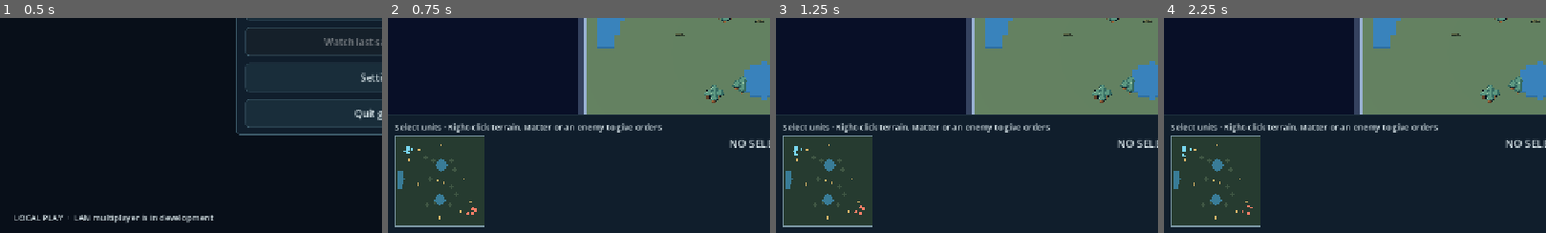
Above: before the commit, frames 1-4 (left to right).
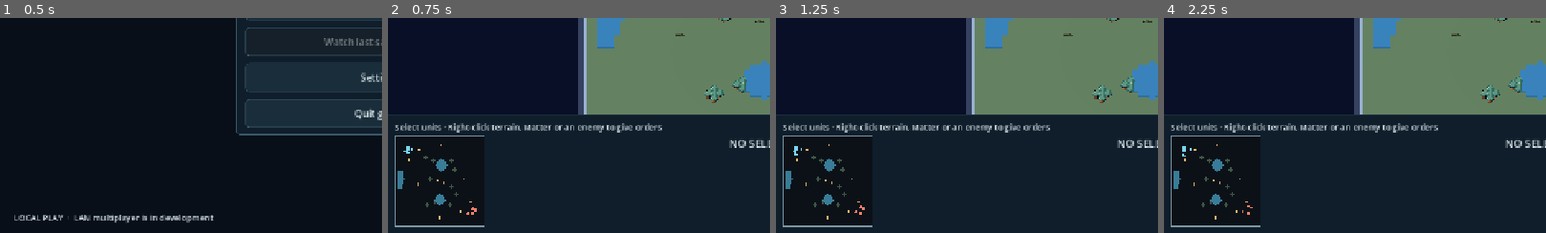
Above: after the commit, the same moments.

Repository: roktiw/scalfagus
Game: Godot game, scene res://scenes/menu.tscn
Same seed, same stepped clock (60 frames per second), same inputs: the game is played once before the commit and once after it.
Inputs:
- Up to frame 1 (0.5 s): no input
- Up to frame 2 (0.75 s): click "Watch computer vs computer" at 0.5 s
- Up to frame 3 (1.25 s): no input
- Up to frame 4 (2.25 s): click "Menu · Esc" at 1.25 s; click "Resume" at 2 s
The pictures show only the part of the screen within x 0-50%, y 48-98%; the shares and areas given below are measured in that part.

Frame 1 is identical in both runs. In frame 2, 9.0% of the frame differs, in the area x 2-26%, y 55-97%; in frame 3, 9.0%; in frame 4, 9.0%.

Commit message:
fix(mvp0): prevent minimap fog leaks and align replay rules v6

Diff:
--- a/apps/game/scripts/mirror_match_state.gd
+++ b/apps/game/scripts/mirror_match_state.gd
@@ -8,6 +8,7 @@
 
 # MVP 0.1: authoritative rules for a two-slot MAN mirror match.
 # Pure state: no cameras, rendering, input nodes, or wall-clock delays.
+const RULES_ID: String = "mvp0-man-mirror-v6-construction-lifecycle"
 const BOARD: int = 64
 const MAX_TICKS: int = TIMING.MATCH_LIMIT_TICKS
 const DIRECTIONS: Array[Vector2i] = [
@@ -734,7 +735,7 @@
 func replay_hash() -> String:
     # Stable state hash includes orders, outstanding work, queues, and cooldowns.
     # It is a pinned-runtime regression tool, not a cross-platform lockstep promise.
-    var material: String = "mvp0-man-mirror-v6-construction-lifecycle|"
+    var material: String = RULES_ID + "|"
     material += map_id + "|" + map_hash + "|"
     for field in [
         seed, tick, winner, finished, finish_reason, next_id,
@@ -780,7 +781,7 @@
 
 func result() -> Dictionary:
     return {
-        "rules": "mvp0-man-mirror-v5-3x3-world2m",
+        "rules": RULES_ID,
         "map_id": map_id, "map_hash": map_hash, "map_source_sha": map_source_sha,
         "tick_hz": TIMING.TICKS_PER_SECOND, "max_ticks": MAX_TICKS,
         "seed": seed, "ticks": tick, "winner": winner, "reason": finish_reason,
--- a/apps/game/scripts/mirror_minimap.gd
+++ b/apps/game/scripts/mirror_minimap.gd
@@ -6,7 +6,7 @@
 func _ready() -> void:
     custom_minimum_size = Vector2(152, 152)
     mouse_filter = Control.MOUSE_FILTER_STOP
-    tooltip_text = "Click to focus the camera. Enemy markers follow visibility."
+    tooltip_text = "Click to focus the camera. Unknown terrain and Matter stay shrouded."
 
 func _point(cell: Vector2i) -> Vector2:
     return Vector2(cell) / 63.0 * size
@@ -16,20 +16,52 @@
         focus_requested.emit(Vector2i((event.position / size * 63.0).round()))
         accept_event()
 
+# Keep the HUD consistent with the world's presentation fog, never reveal
+# authored tree/water shapes or unobserved Matter stock from sim dictionaries.
+func _vision_state(cell: Vector2i) -> int:
+    if not is_instance_valid(world):
+        return 0
+    if world.spectator:
+        return 2
+    var fog = world.get("fog")
+    if fog == null:
+        return 0
+    if fog.is_visible(cell, 0):
+        return 2
+    return 1 if fog.is_discovered(cell, 0) else 0
+
+func _source_is_visible(source: Dictionary) -> bool:
+    return int(source["stock"]) > 0 and _vision_state(source["pos"]) == 2
+
+func _entity_is_visible(entity: Dictionary) -> bool:
+    if not is_instance_valid(world):
+        return false
+    if world.spectator or int(entity["owner"]) == 0:
+        return true
+    return _vision_state(entity["pos"]) == 2 and world.sim.can_see(0, entity["pos"])
+
 func _draw() -> void:
-    draw_rect(Rect2(Vector2.ZERO, size), Color("#263b30"))
+    draw_rect(Rect2(Vector2.ZERO, size), Color("#0c1118"))
     if not is_instance_valid(world):
         return
     var sim = world.sim
     var tile := size / 64.0
     for cell in sim.terrain:
-        draw_rect(Rect2(_point(cell), tile), Color("#397c97") if sim.terrain[cell] == "water" else Color("#405744"))
+        var vision: int = _vision_state(cell)
+        if vision == 0:
+            continue
+        var water: bool = sim.terrain[cell] == "water"
+        var tone: Color = Color("#397c97") if water else Color("#405744")
+        if vision == 1:
+            tone = Color("#20313b") if water else Color("#27342d")
+        draw_rect(Rect2(_point(cell), tile), tone)
     for sid in sim.sources:
-        if int(sim.sources[sid]["stock"]) > 0:
-            draw_circle(_point(sim.sources[sid]["pos"]), 2.0, Color("#dbb568"))
+        var source: Dictionary = sim.sources[sid]
+        if _source_is_visible(source):
+            draw_circle(_point(source["pos"]), 2.0, Color("#dbb568"))
     for id in sim.sorted_ids():
         var entity: Dictionary = sim.entities[id]
-        if not world.spectator and int(entity["owner"]) == 1 and not sim.can_see(0, entity["pos"]):
+        if not _entity_is_visible(entity):
             continue
         var point := _point(entity["pos"])
         var color := Color("#79d6ee") if int(entity["owner"]) == 0 else Color("#f27e67")
--- a/apps/game/scripts/mirror_view.gd
+++ b/apps/game/scripts/mirror_view.gd
@@ -480,6 +480,9 @@
         _sync_visuals()
         return
     sim = replay_session.sim
+    # A replay is a new timeline; do not inherit its prior explored map.
+    if fog != null:
+        fog.reset()
     time_accumulator = 0.0
     speed = 1
     selected_id = -1
Not shown, changed: scripts/check.sh
